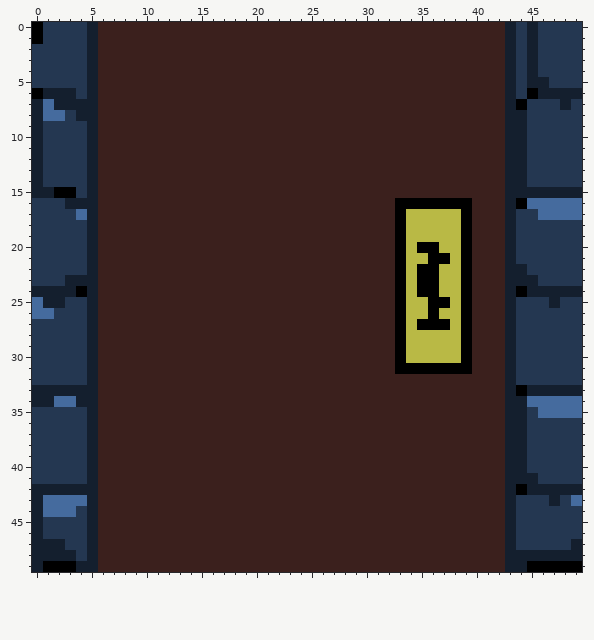
Edited in one commit: pixel-art sprite (vince_mckeown/RPG/images/yellowDoor_Front_Bottom.png). Above, as it was before the edit.
The file is 50x50 pixels.
And afterwards:
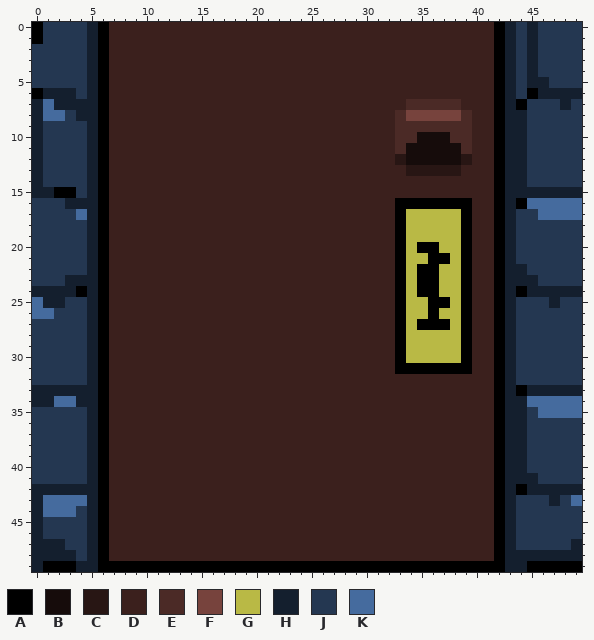
Palette (. is transparent): A #000000  B #160c0b  C #281614  D #3b201d  E #4b2a26  F #77433d  G #b9b945  H #141f2e  J #243751  K #456b9e
The exact change:
Changed rows in their new state; - is an unchanged pixel.
first column x 6:
 0 A-----------------------------------A
 1 A-----------------------------------A
 2 A-----------------------------------A
 3 A-----------------------------------A
 4 A-----------------------------------A
 5 A-----------------------------------A
 6 A-----------------------------------A
 7 A---------------------------EEEEE---A
 8 A--------------------------EFFFFFE--A
 9 A--------------------------EEEEEEE--A
10 A--------------------------EEBBBEE--A
11 A--------------------------EBBBBBE--A
12 A--------------------------CBBBBBC--A
13 A---------------------------CCCCC---A
14 A-----------------------------------A
15 A-----------------------------------A
16 A-----------------------------------A
17 A-----------------------------------A
18 A-----------------------------------A
19 A-----------------------------------A
20 A-----------------------------------A
21 A-----------------------------------A
22 A-----------------------------------A
23 A-----------------------------------A
24 A-----------------------------------A
25 A-----------------------------------A
26 A-----------------------------------A
27 A-----------------------------------A
28 A-----------------------------------A
29 A-----------------------------------A
30 A-----------------------------------A
31 A-----------------------------------A
32 A-----------------------------------A
33 A-----------------------------------A
34 A-----------------------------------A
35 A-----------------------------------A
36 A-----------------------------------A
37 A-----------------------------------A
38 A-----------------------------------A
39 A-----------------------------------A
40 A-----------------------------------A
41 A-----------------------------------A
42 A-----------------------------------A
43 A-----------------------------------A
44 A-----------------------------------A
45 A-----------------------------------A
46 A-----------------------------------A
47 A-----------------------------------A
48 A-----------------------------------A
49 AAAAAAAAAAAAAAAAAAAAAAAAAAAAAAAAAAAAA
Changed places in both pictures, as pixel boxes (x1, y1, x2, y2):
changed: (98, 22, 505, 572)
